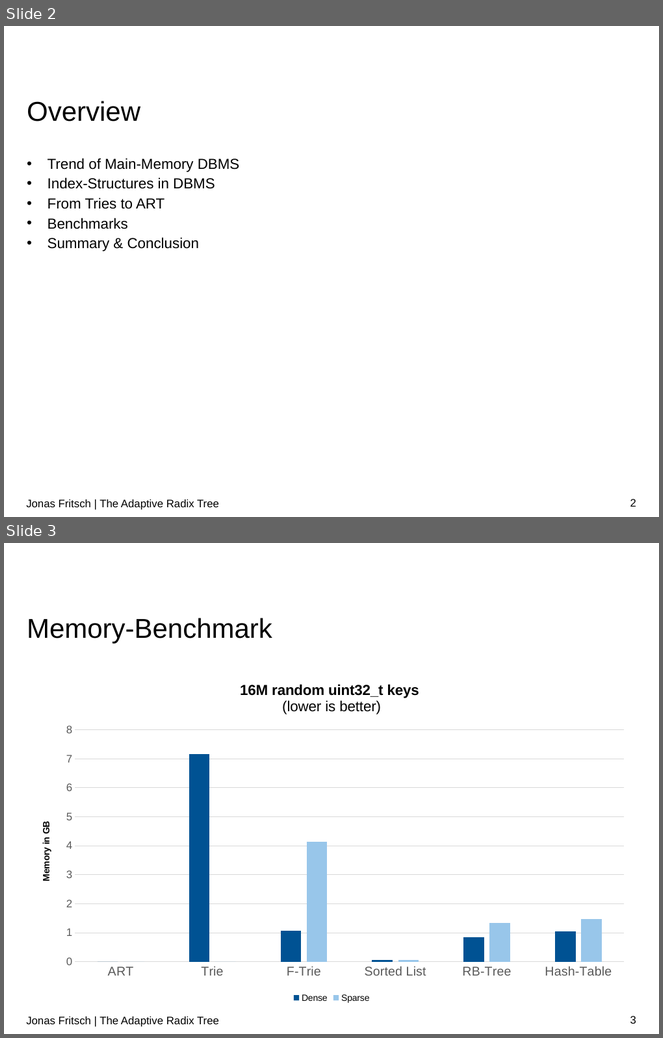
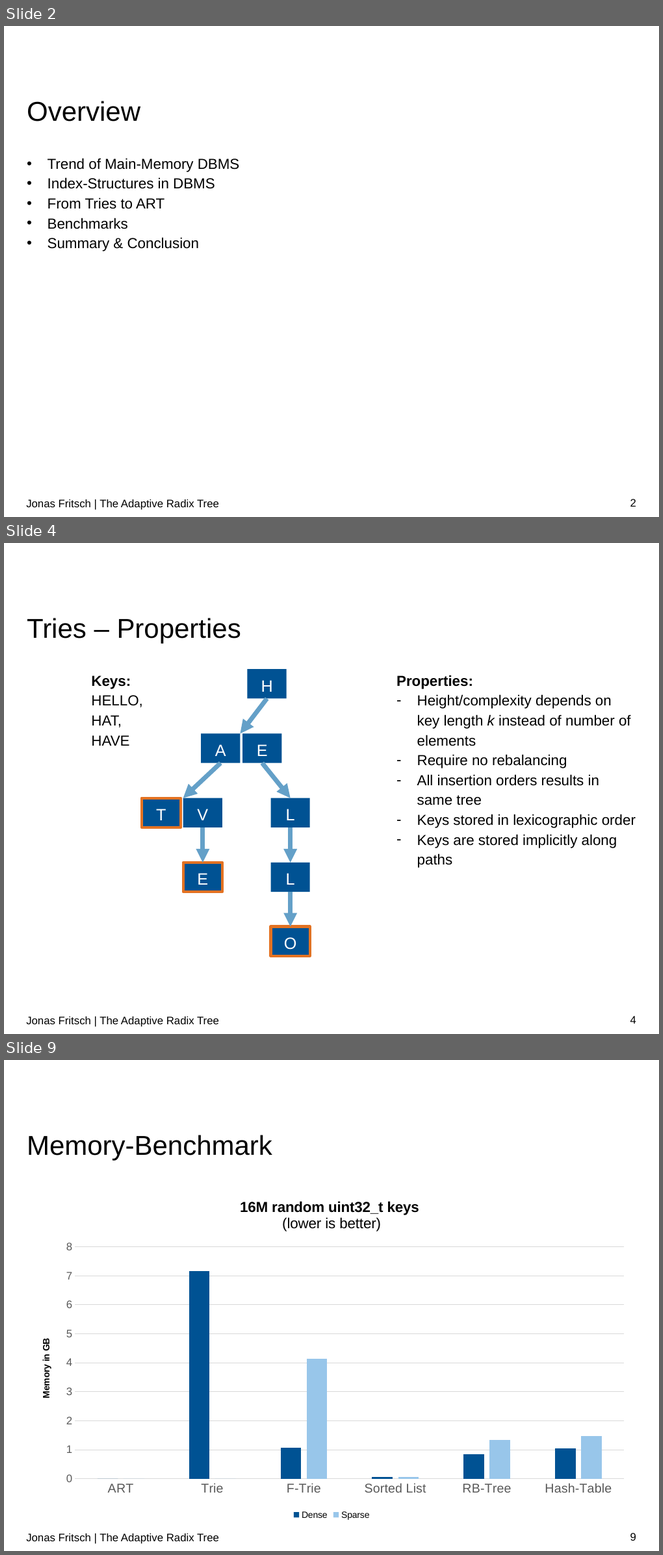
Before and after one commit to atalantus/The-Adaptive-Radix-Tree, a slide deck: Presentation/The Adaptive Radix Tree.pptx. Shown one above the other, each under a label of ours: slides 2 and 3 before the commit, slides 2, 4 and 9 after it; the slides between them are not shown. The pictures are 663x1038 and 663x1555 pixels, drawn with LibreOffice and Linux fonts; fonts in the diff are those of the drawing; background and template pictures are left out. Boxes give left, top, right and bottom in pixels: in the first picture for what was removed or moved away, otherwise in the second. Text is boxed around its words. In the diff, an @@ line names an element or a change of style, - is before the commit and + after.

```diff
--- a/Presentation/The Adaptive Radix Tree.pptx
+++ b/Presentation/The Adaptive Radix Tree.pptx
@@ slide 4 added at <box>4,543,659,1034</box>, background #FFFFFF @@
@@ title added at <box>27,618,241,643</box>, 30 pt, text #000000 @@
+Tries – Properties
@@ text added at <box>91,676,142,746</box>, 16 pt, text #000000 @@
+Keys:
+HELLO,
+HAT,
+HAVE
@@ rectangle added at <box>248,670,287,699</box>, fill #005293, 18 pt, text #FFFFFF @@
+H
@@ text added at <box>397,675,636,868</box>, 16 pt, text #000000 @@
+Properties:
+– Height/complexity depends on key length k instead of number of elements
+– Require no rebalancing
+– All insertion orders results in same tree
+– Keys stored in lexicographic order
+– Keys are stored implicitly along paths
@@ arrow added from (267, 699) to (241, 733), #64A0C8 5 pt @@
@@ rectangle added at <box>201,733,241,763</box>, fill #005293, 18 pt, text #FFFFFF @@
+A
@@ rectangle added at <box>243,733,282,763</box>, fill #005293, 18 pt, text #FFFFFF @@
+E
@@ arrow added from (221, 763) to (183, 798), #64A0C8 5 pt @@
@@ arrow added from (262, 763) to (290, 798), #64A0C8 5 pt @@
@@ rectangle added at <box>142,798,181,828</box>, fill #005293, outline #E37222 3 pt, 18 pt, text #FFFFFF @@
+T
@@ rectangle added at <box>183,798,223,828</box>, fill #005293, 18 pt, text #FFFFFF @@
+V
@@ rectangle added at <box>270,798,310,828</box>, fill #005293, 18 pt, text #FFFFFF @@
+L
@@ arrow added from (202, 827) to (202, 863), #64A0C8 5 pt @@
@@ arrow added from (290, 827) to (290, 863), #64A0C8 5 pt @@
@@ rectangle added at <box>183,863,223,892</box>, fill #005293, outline #E37222 3 pt, 18 pt, text #FFFFFF @@
+E
@@ rectangle added at <box>270,863,310,892</box>, fill #005293, 18 pt, text #FFFFFF @@
+L
@@ arrow added from (290, 892) to (290, 927), #64A0C8 5 pt @@
@@ rectangle added at <box>270,927,310,956</box>, fill #005293, outline #E37222 3 pt, 18 pt, text #FFFFFF @@
+O
@@ text added at <box>26,1017,219,1027</box>, 12 pt, text #000000 @@
+Jonas Fritsch | The Adaptive Radix Tree
@@ page number added at <box>631,1016,636,1024</box>, 12 pt, text #000000 @@
+4
@@ what was slide 3 is now slide 9 @@
@@ page number at <box>631,1533,636,1541</box>: text changed @@
-3
+9
```
Also in this commit, not shown: 5 other slides added.
